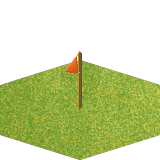
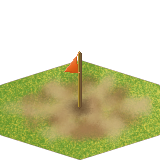
Revision of a layered 160 x 160 image; what changed, layer by layer:
added layer "Schowek" in group "goalpost" over [0, 69, 157, 148]
showed "Wklejona warstwa. kopia" over [0, 69, 157, 148]
hid "Wklejona warstwa" over [0, 69, 157, 148]
